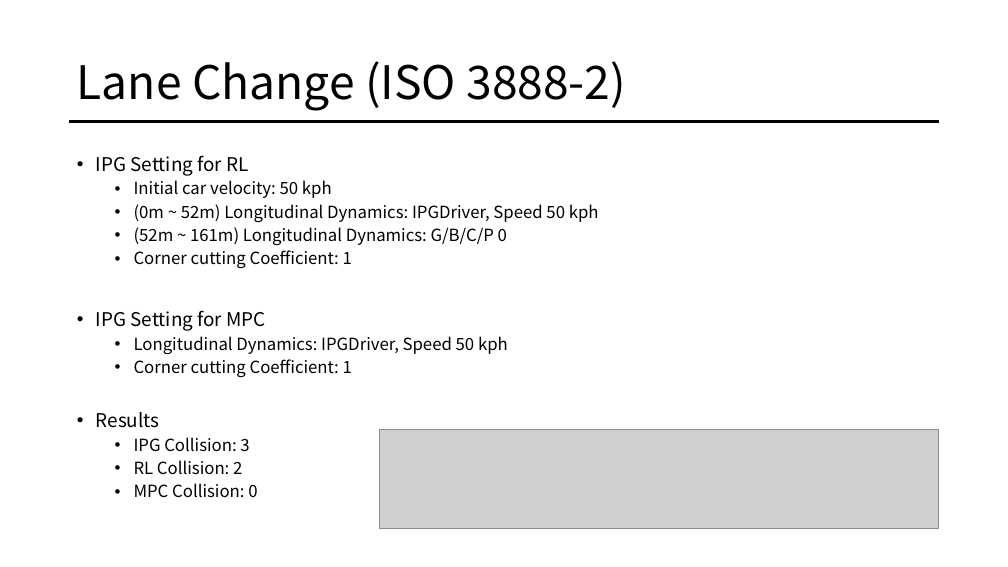
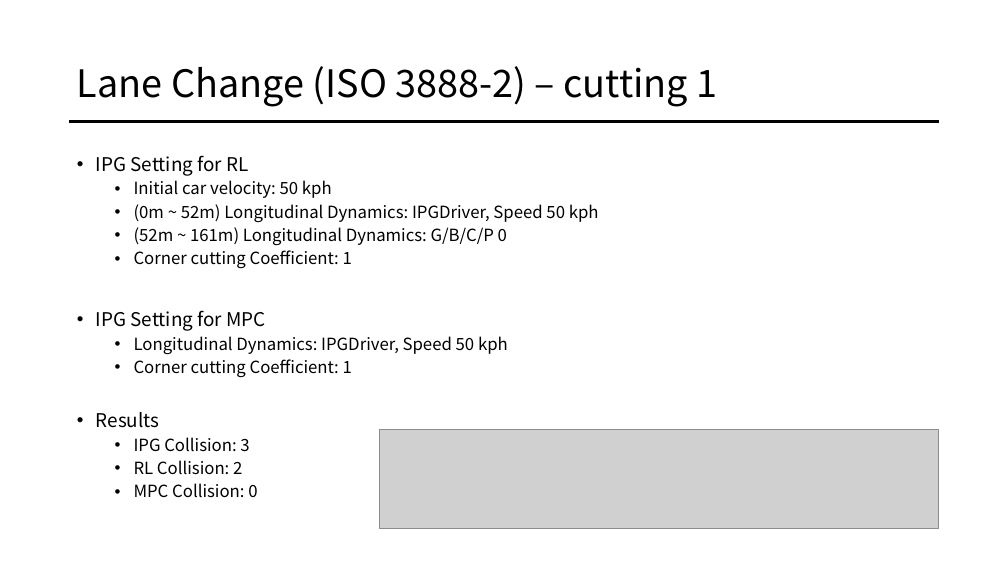
Before and after one commit to HAN2496/CarMakerResults, a slide deck: slide 12 of 1023Report/1023_결과보고.pptx (slide 2 before the commit). Drawn at 1008x567 pixels with LibreOffice and Linux fonts; fonts in the diff are those of the drawing; grey boxes stand for pictures. Boxes give left, top, right and bottom in pixels: in the first picture for what was removed or moved away, otherwise in the second. Text is boxed around its words. In the diff, an @@ line names an element or a change of style, - is before the commit and + after.

```diff
--- a/1023Report/1023_결과보고.pptx
+++ b/1023Report/1023_결과보고.pptx
@@ title at bbox=[77, 66, 718, 107]: text changed; size 44 to 36 pt @@
-Lane Change (ISO 3888-2)
+Lane Change (ISO 3888-2) – cutting 1
```
Also in this commit, not shown: 10 slides added, 5 other files.
